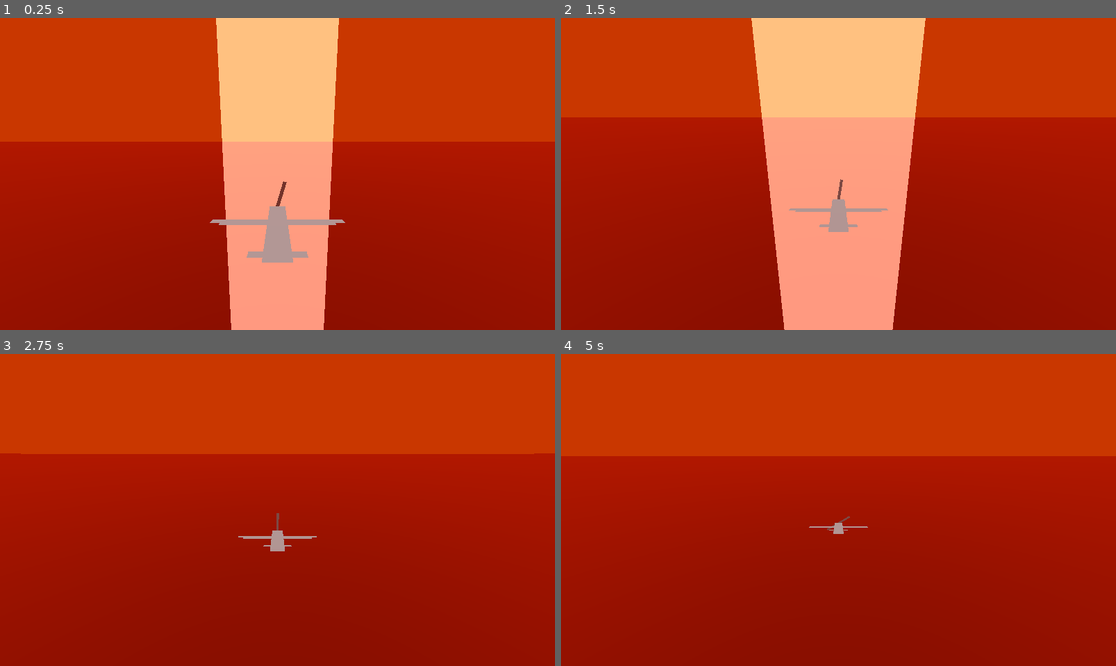
Above: before the commit, frames 1-4 (two rows, left to right).
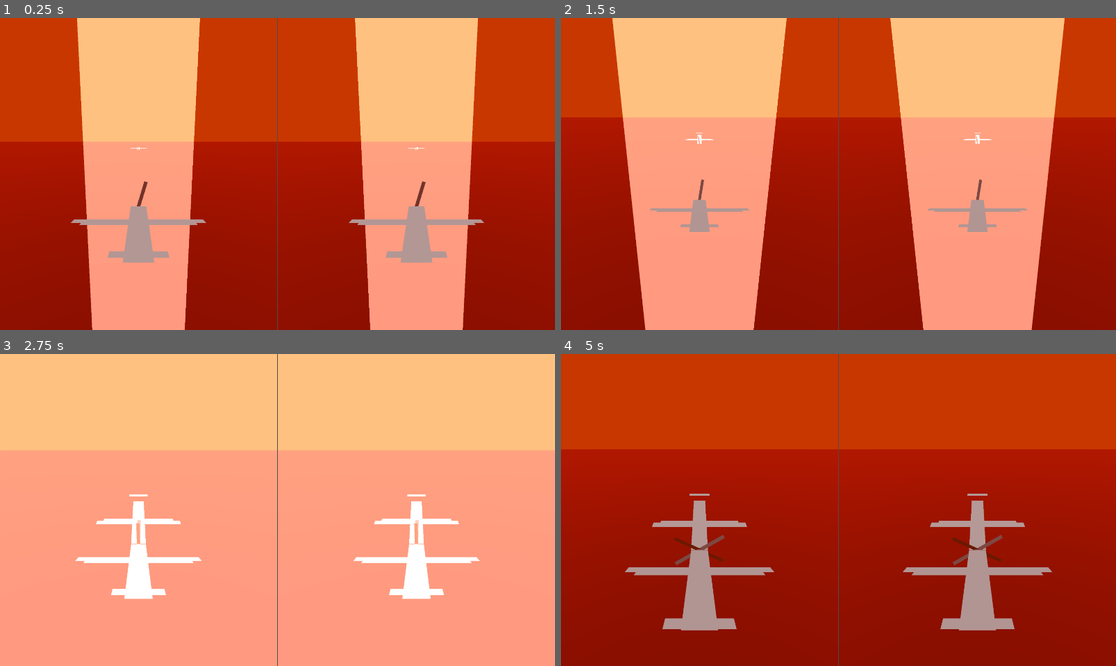
Above: after the commit, the same moments.

Repository: proximadams/Paper-Pilots
Game: Godot game, scene res://scenes/level.tscn
Two runs of this game, one before a commit and one after it. Both use one fixed random seed, a clock stepped at 60 frames per second and the inputs below.
Inputs:
- Up to frame 1 (0.25 s): no input
- Up to frame 2 (1.5 s): no input
- Up to frame 3 (2.75 s): no input
- Up to frame 4 (5 s): no input

The runs differ from the first frame. In frame 1, 59% of the frame differs, in the area x 12-88%, y 0-100%; in frame 2, 70%; in frame 3, 100%, in the area x 0-100%, y 0-100%; in frame 4, 8.3%.

Commit message:
2 player splitscreen

Diff:
--- a/scenes/level.tscn
+++ b/scenes/level.tscn
@@ -27,22 +27,6 @@
 
 [node name="Level" type="Node3D"]
 
-[node name="Camera3D" type="Camera3D" parent="." node_paths=PackedStringArray("followTarget", "lookAtTarget")]
-transform = Transform3D(1, 0, 0, 0, 0.886204, 0.463296, 0, -0.463296, 0.886204, 0, 3.5, 37.5)
-current = true
-script = ExtResource("1_w7c3h")
-followTarget = NodePath("../Player/CameraFollow")
-lookAtTarget = NodePath("../Player/CameraLookAt")
-
-[node name="Player" parent="." instance=ExtResource("1_2q6dc")]
-transform = Transform3D(-1, 0, -8.74228e-08, 0, 1, 0, 8.74228e-08, 0, -1, 0, 0, 30)
-
-[node name="CameraFollow" type="Node3D" parent="Player"]
-transform = Transform3D(1, 0, 0, 0, 1, 0, 0, 0, 1, 0, 3.5, -7.5)
-
-[node name="CameraLookAt" type="Node3D" parent="Player"]
-transform = Transform3D(1, 0, 0, 0, 1, 0, 0, 0, 1, 0, 0, 20)
-
 [node name="WorldEnvironment" type="WorldEnvironment" parent="."]
 environment = SubResource("Environment_2q6dc")
 
@@ -59,3 +43,67 @@
 material_override = SubResource("StandardMaterial3D_w7c3h")
 radius = 10.0
 height = 10000.0
+
+[node name="PlayerHolder1" type="Node3D" parent="."]
+
+[node name="Player" parent="PlayerHolder1" instance=ExtResource("1_2q6dc")]
+transform = Transform3D(-1, 0, -8.74228e-08, 0, 1, 0, 8.74228e-08, 0, -1, 0, 0, 30)
+
+[node name="CameraFollow" type="Node3D" parent="PlayerHolder1/Player"]
+transform = Transform3D(1, 0, 0, 0, 1, 0, 0, 0, 1, 0, 3.5, -7.5)
+
+[node name="CameraLookAt" type="Node3D" parent="PlayerHolder1/Player"]
+transform = Transform3D(1, 0, 0, 0, 1, 0, 0, 0, 1, 0, 0, 20)
+
+[node name="PlayerHolder2" type="Node3D" parent="."]
+transform = Transform3D(-1, 0, -8.74228e-08, 0, 1, 0, 8.74228e-08, 0, -1, 0, 0, 0)
+
+[node name="Player" parent="PlayerHolder2" instance=ExtResource("1_2q6dc")]
+transform = Transform3D(-1, 0, -8.74228e-08, 0, 1, 0, 8.74228e-08, 0, -1, 0, 0, 30)
+playerID = 2
+
+[node name="CameraFollow" type="Node3D" parent="PlayerHolder2/Player"]
+transform = Transform3D(1, 0, 0, 0, 1, 0, 0, 0, 1, 0, 3.5, -7.5)
+
+[node name="CameraLookAt" type="Node3D" parent="PlayerHolder2/Player"]
+transform = Transform3D(1, 0, 0, 0, 1, 0, 0, 0, 1, 0, 0, 20)
+
+[node name="GridContainer" type="GridContainer" parent="."]
+anchors_preset = 15
+anchor_right = 1.0
+anchor_bottom = 1.0
+grow_horizontal = 2
+grow_vertical = 2
+columns = 2
+
+[node name="p1SubViewportContainer" type="SubViewportContainer" parent="GridContainer"]
+layout_mode = 2
+size_flags_horizontal = 3
+size_flags_vertical = 3
+stretch = true
+
+[node name="SubViewport" type="SubViewport" parent="GridContainer/p1SubViewportContainer"]
+size = Vector2i(1150, 1296)
+
+[node name="Camera3D" type="Camera3D" parent="GridContainer/p1SubViewportContainer/SubViewport" node_paths=PackedStringArray("followTarget", "lookAtTarget")]
+transform = Transform3D(1, 0, 0, 0, 0.886204, 0.463296, 0, -0.463296, 0.886204, 0, 3.5, 37.5)
+current = true
+script = ExtResource("1_w7c3h")
+followTarget = NodePath("../../../../PlayerHolder1/Player/CameraFollow")
+lookAtTarget = NodePath("../../../../PlayerHolder1/Player/CameraLookAt")
+
+[node name="p2SubViewportContainer" type="SubViewportContainer" parent="GridContainer"]
+layout_mode = 2
+size_flags_horizontal = 3
+size_flags_vertical = 3
+stretch = true
+
+[node name="SubViewport" type="SubViewport" parent="GridContainer/p2SubViewportContainer"]
+size = Vector2i(1150, 1296)
+
+[node name="Camera3D" type="Camera3D" parent="GridContainer/p2SubViewportContainer/SubViewport" node_paths=PackedStringArray("followTarget", "lookAtTarget")]
+transform = Transform3D(-1, 4.05026e-08, -7.74744e-08, 0, 0.886204, 0.463296, 8.74228e-08, 0.463296, -0.886204, -3.27835e-06, 3.5, -37.5)
+current = true
+script = ExtResource("1_w7c3h")
+followTarget = NodePath("../../../../PlayerHolder2/Player/CameraFollow")
+lookAtTarget = NodePath("../../../../PlayerHolder2/Player/CameraLookAt")
